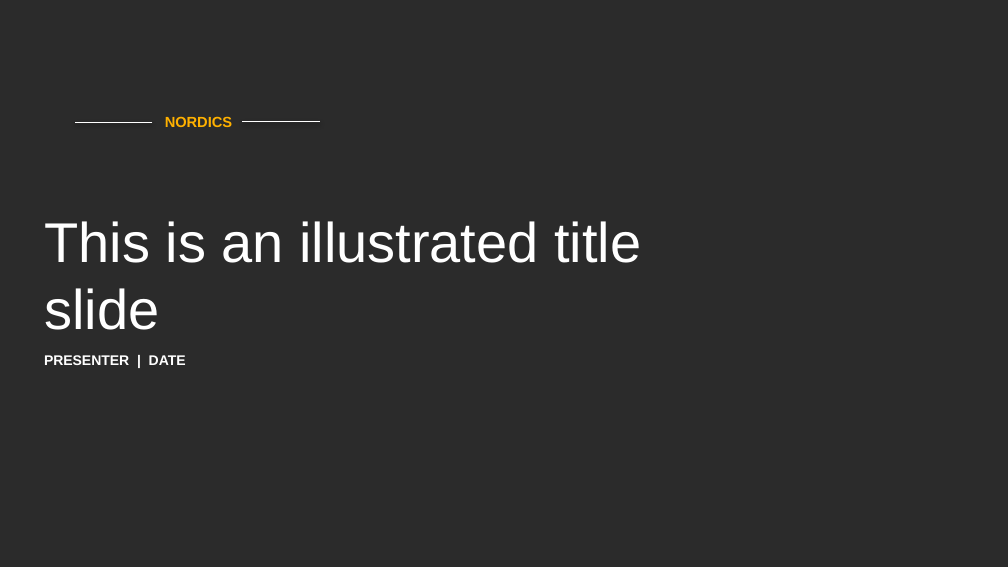
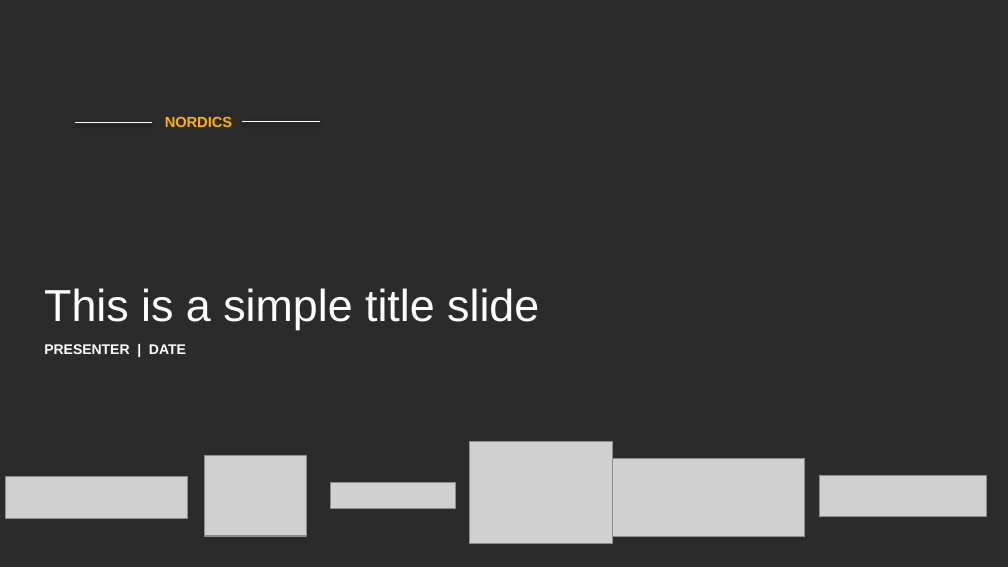
Before and after one commit to AWS-Community-Nordics/awscommunitynordics.org, a slide deck: slide 5 of docs/content/img/CommunityDayNordics2024_SlideTemplate.pptx. Drawn at 1008x567 pixels with LibreOffice and Linux fonts; fonts in the diff are those of the drawing; grey boxes stand for pictures; background and template pictures are left out; a plain dark background stands for a picture behind light text. Boxes give left, top, right and bottom in pixels: in the first picture for what was removed or moved away, otherwise in the second. Text is boxed around its words. In the diff, an @@ line names an element or a change of style, - is before the commit and + after.

```diff
--- a/docs/content/img/CommunityDayNordics2024_SlideTemplate.pptx
+++ b/docs/content/img/CommunityDayNordics2024_SlideTemplate.pptx
@@ title at [44,288,539,330]: text changed; size 40 to 32 pt @@
-This is an illustrated title slide
+This is a simple title slide
@@ text "PRESENTER | DATE": place and size @@
-text "PRESENTER | DATE" at [44,355,186,365]
+text "PRESENTER | DATE" at [44,344,186,354]
@@ picture added at [470,442,613,543] @@
@@ picture added at [5,477,187,518] @@
@@ picture added at [205,456,307,536] @@
@@ picture added at [613,458,804,536] @@
@@ picture added at [820,475,987,516] @@
@@ picture added at [331,483,456,509] @@
```
Also in this commit, not shown: 1 other slide changed, 1 other file.
